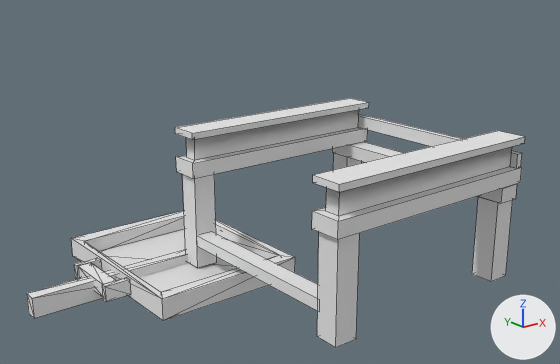
One commit to the OBJ model src/main/resources/assets/projectsteam_crafting/objmodels/mechanical_sieve.obj: the scene before it, then after it.
Rendered twice from a 50 mm camera at (-1.62, -2.73, 1.35) aimed at (0.27, -0.36, 0.4). Lighting does not change. The marker at lower right points along +X, +Y and +Z. Mesh edges are drawn as thin lines. Where no turn or scale is listed for an object, it has been applied to the vertices.

The first picture shows 'arm', 'base', 'sieve.001', 'sieve.002'.
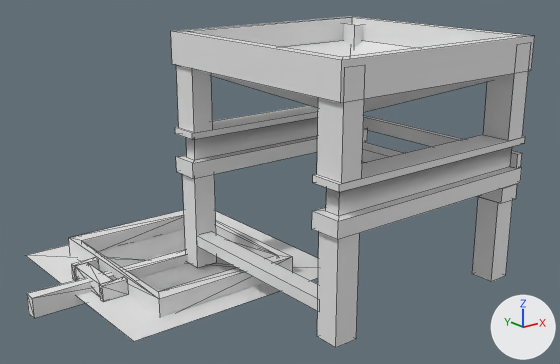
Pixel boxes (x1, y1, x2, y2) of what changed, in the pictures (560 x 364 px):
'base', surface changed (white to grey)
    both: (175, 98, 525, 298)
'sieve_hopper', added
    after: (171, 16, 535, 183)
'hopper_plane', added
    after: (26, 211, 318, 341)
'sieve.001', unchanged, covered by the edit
    before: (100, 229, 237, 292)
    after: (101, 231, 235, 291)

What changed in the scene script:
```text
Change mat_material_001:
    mat_material_001.roughness: 1.0 -> 0.5
Add me_sieve_hopper:
    me_sieve_hopper.from_pydata(...)  # 56 vertices, 48 faces; spans x 0.0..1.0, y -1.0..0.0, z 0.604..1.0
    me_sieve_hopper.materials.append(mat_material_001)  # its picture is missing
Add me_hopper_plane:
    me_hopper_plane.from_pydata([(-0.5, -0.5, 0.0), (0.5, -0.5, 0.0), (-0.5, 0.5, 0.0), (0.5, 0.5, 0.0)], [], [(1, 2, 0), (1, 3, 2)])
Add ob_sieve_hopper:
    ob_sieve_hopper = bpy.data.objects.new('sieve_hopper', me_sieve_hopper)
    ob_sieve_hopper.location = (0.0, 0.0, 0.0)
Add ob_hopper_plane:
    ob_hopper_plane = bpy.data.objects.new('hopper_plane', me_hopper_plane)
    ob_hopper_plane.location = (0.0, 0.0, 0.0)
```
